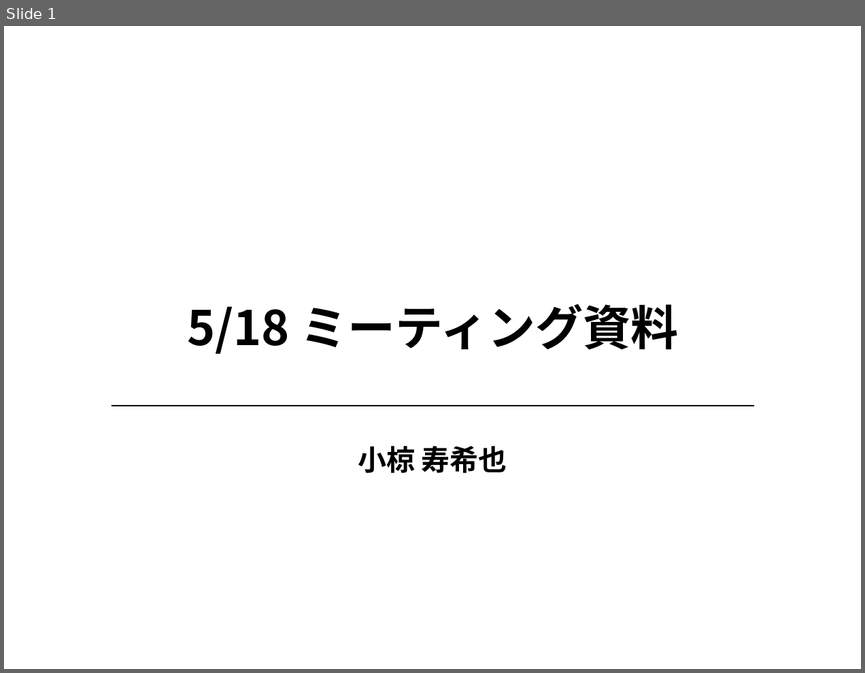
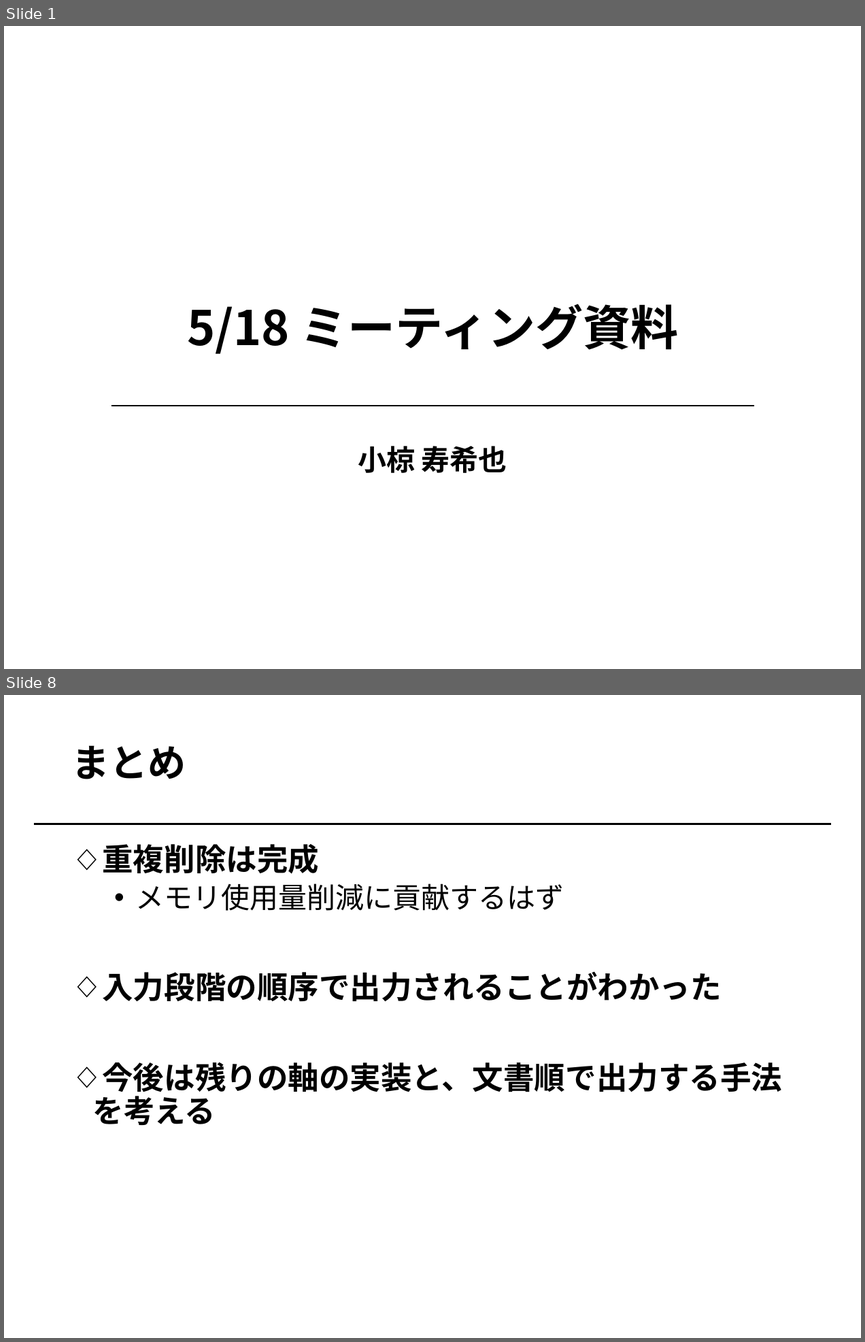
Before and after one commit to Jukibooo/XQueryZ_project, a slide deck: meeting/20180518.pptx. Shown one above the other, each under a label of ours: slide 1 before the commit, slides 1 and 8 after it; the slides between them are not shown. The pictures are 865x673 and 865x1342 pixels, drawn with LibreOffice and Linux fonts; fonts in the diff are those of the drawing. Boxes give left, top, right and bottom in pixels: in the first picture for what was removed or moved away, otherwise in the second. Text is boxed around its words. In the diff, an @@ line names an element or a change of style, - is before the commit and + after.

```diff
--- a/meeting/20180518.pptx
+++ b/meeting/20180518.pptx
@@ slide 8 added at <box>4,695,861,1338</box>, background #FFFFFF @@
@@ title added at <box>71,745,186,779</box>, 32 pt, text #000000, bold @@
+まとめ
@@ line added from (34, 824) to (831, 824), #000000 1.5 pt @@
@@ text added at <box>93,844,783,1125</box>, 26 pt, text #000000, bold @@
+◇ 重複削除は完成
+  • メモリ使用量削減に貢献するはず
+◇ 入力段階の順序で出力されることがわかった
+◇ 今後は残りの軸の実装と、文書順で出力する手法を考える
```
Also in this commit, not shown: 1 slide changed, 5 other slides added, 1 other file.
